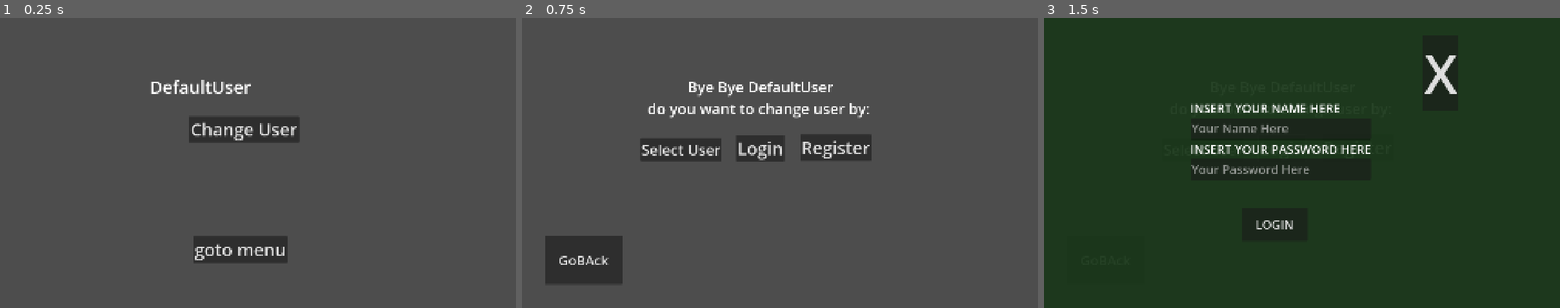
Above: before the commit, frames 1-3 (left to right).
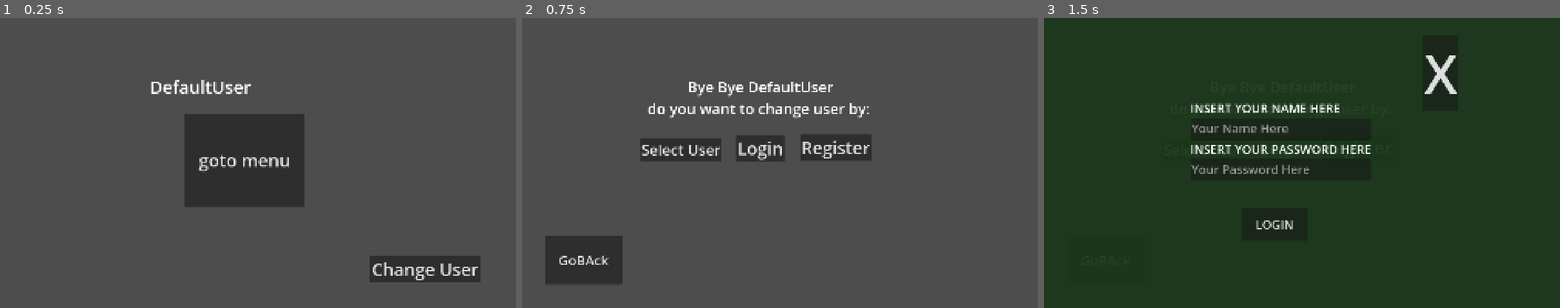
Above: after the commit, the same moments.

Repository: diablohumastudio/NvC-Data-Systems
Game: Godot game, scene res://main.tscn
The game is run twice, just before and just after one commit, with the same random seed, the same clock (stepped at 60 frames per second) and the same inputs.
Inputs:
- Up to frame 1 (0.25 s): no input
- Up to frame 2 (0.75 s): click "Change User" at 0.5 s
- Up to frame 3 (1.5 s): click "Login" at 1.25 s

The runs differ from the first frame. In frame 1, 9.1% of the frame differs, in the area x 35-94%, y 33-92%; in frame 2, nothing differs; in frame 3, nothing differs.

Commit message:
more intuitive welcome menu

Diff:
--- a/screens/welcome_menu/welcome_menu.tscn
+++ b/screens/welcome_menu/welcome_menu.tscn
@@ -24,20 +24,20 @@
 
 [node name="ChangeUserBtn" type="Button" parent="."]
 layout_mode = 0
-offset_left = 701.0
-offset_top = 365.0
-offset_right = 1113.0
-offset_bottom = 463.0
+offset_left = 1375.0
+offset_top = 886.0
+offset_right = 1787.0
+offset_bottom = 984.0
 theme_override_font_sizes/font_size = 65
 text = "Change User"
 
 [node name="GotoMenuBtn" type="Button" parent="."]
 unique_name_in_owner = true
 layout_mode = 0
-offset_left = 719.0
-offset_top = 812.0
-offset_right = 1067.0
-offset_bottom = 911.0
+offset_left = 685.0
+offset_top = 355.0
+offset_right = 1134.0
+offset_bottom = 703.0
 theme_override_font_sizes/font_size = 65
 text = "goto menu"
 
